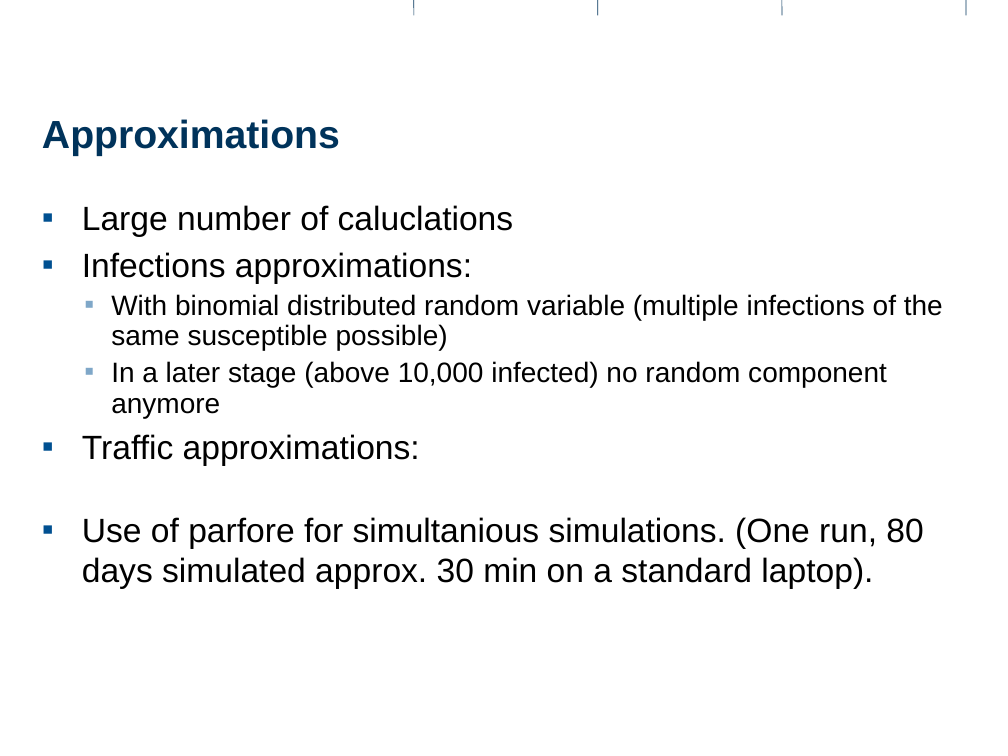
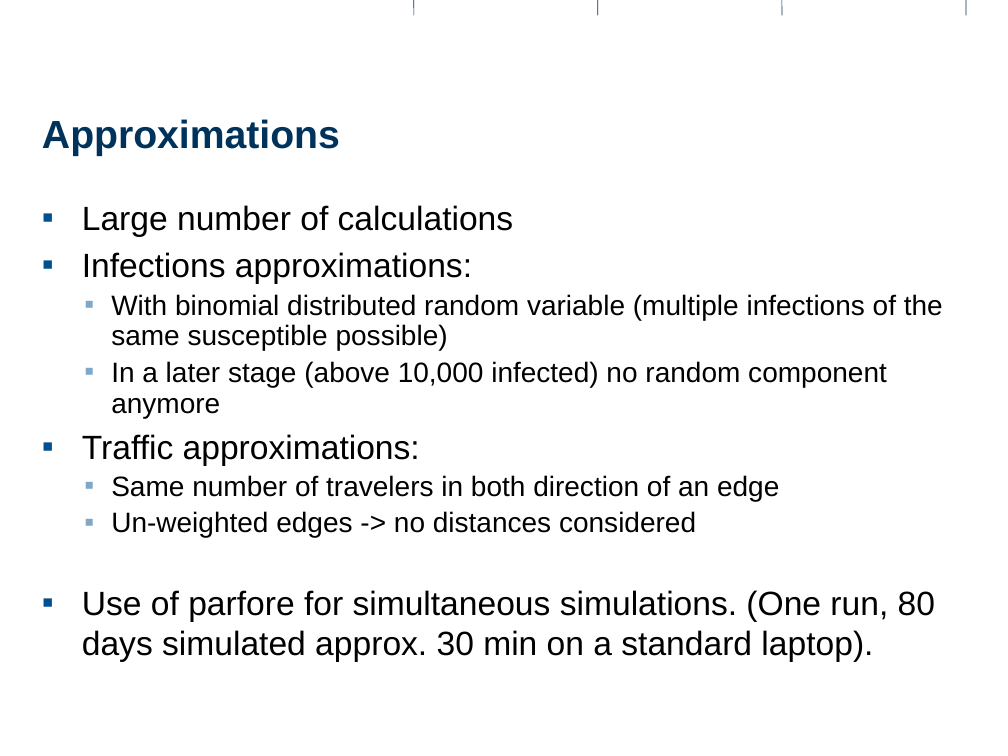
Before and after one commit to Pascal-Stucheli/Epidemic_Simulation_SS2012, a slide deck: slide 8 of presentation/Epicdemics_presentation.pptx. Drawn at 1008x756 pixels with LibreOffice and Linux fonts; fonts in the diff are those of the drawing; background and template pictures are left out. Boxes give left, top, right and bottom in pixels: in the first picture for what was removed or moved away, otherwise in the second. Text is boxed around its words. In the diff, an @@ line names an element or a change of style, - is before the commit and + after.

Commit message:
Presentation

```diff
--- a/presentation/Epicdemics_presentation.pptx
+++ b/presentation/Epicdemics_presentation.pptx
@@ text at <box>82,205,514,237</box>: text changed @@
-▪ Large number of caluclations
+▪ Large number of calculations
@@ text at <box>82,475,935,662</box>: text changed @@
-▪ Use of parfore for simultanious simulations. (One run, 80 days simulated approx. 30 min on a standard laptop).
+  ▪ Same number of travelers in both direction of an edge
+  ▪ Un-weighted edges -> no distances considered
+▪ Use of parfore for simultaneous simulations. (One run, 80 days simulated approx. 30 min on a standard laptop).
```
Also in this commit, not shown: 2 other slides changed.
